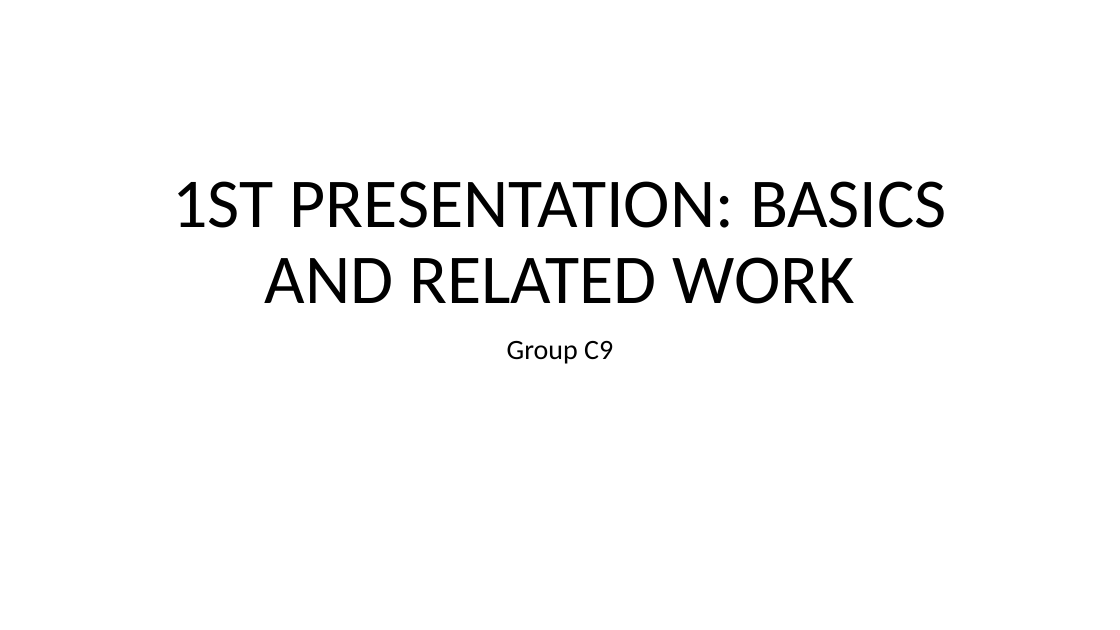
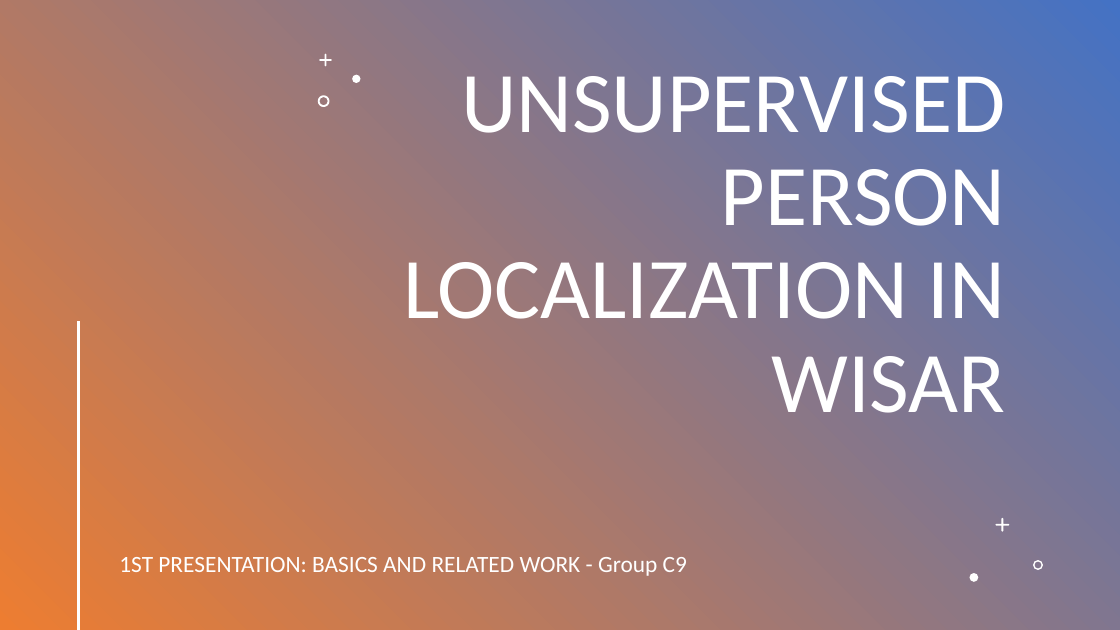
Before and after one commit to Createdd/computervision_ue, a slide deck: slide 1 of present1.pptx. Drawn at 1120x630 pixels with LibreOffice and Linux fonts; fonts in the diff are those of the drawing. Boxes give left, top, right and bottom in pixels: in the first picture for what was removed or moved away, otherwise in the second. Text is boxed around its words. In the diff, an @@ line names an element or a change of style, - is before the commit and + after.

```diff
--- a/present1.pptx
+++ b/present1.pptx
@@ rectangle added at (0,0,1120,630), fill gradient #4472C4 to #ED7D31 @@
@@ freeform shape added at (319,54,332,66), fill #FFFFFF @@
@@ title "UNSUPERVISED PERSON LOCALIZATION IN WISAR" at (403,76,1006,413): vertical alignment bottom to top @@
@@ freeform shape added at (352,75,360,83), fill #FFFFFF @@
@@ title at (403,76,1006,413): text changed; size 60 to 74 pt; text colour #000000 to #FFFFFF @@
-1ST PRESENTATION: BASICS AND RELATED WORK
+UNSUPERVISED PERSON LOCALIZATION IN WISAR
@@ freeform shape added at (318,95,329,107), fill #FFFFFF @@
@@ line added from (79, 322) to (79, 629), #FFFFFF 2 pt @@
@@ freeform shape added at (996,518,1010,532), fill #FFFFFF @@
@@ subtitle at (119,557,687,576): text changed; size 24 to 20 pt; text colour #000000 to #FFFFFF @@
-Group C9
+1ST PRESENTATION: BASICS AND RELATED WORK - Group C9
@@ freeform shape added at (1033,560,1044,571), fill #FFFFFF @@
@@ freeform shape added at (970,573,978,581), fill #FFFFFF @@
```
Also in this commit, not shown: 3 other slides changed, 2 slides added, 1 slide removed.
